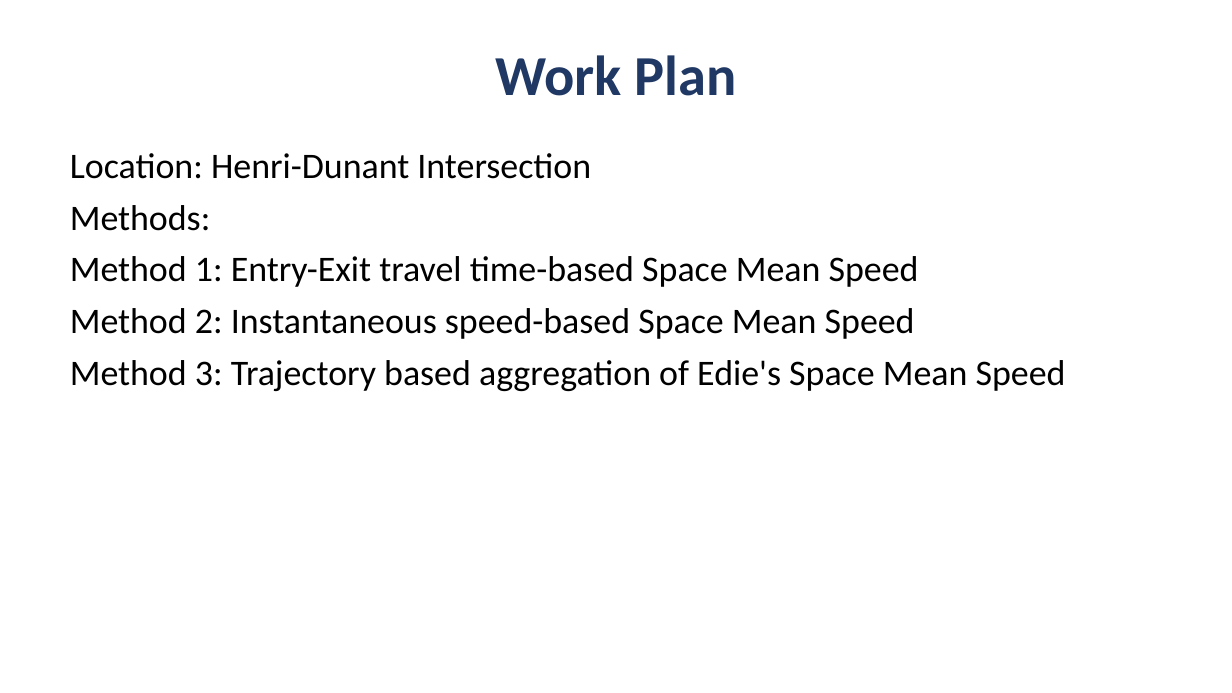
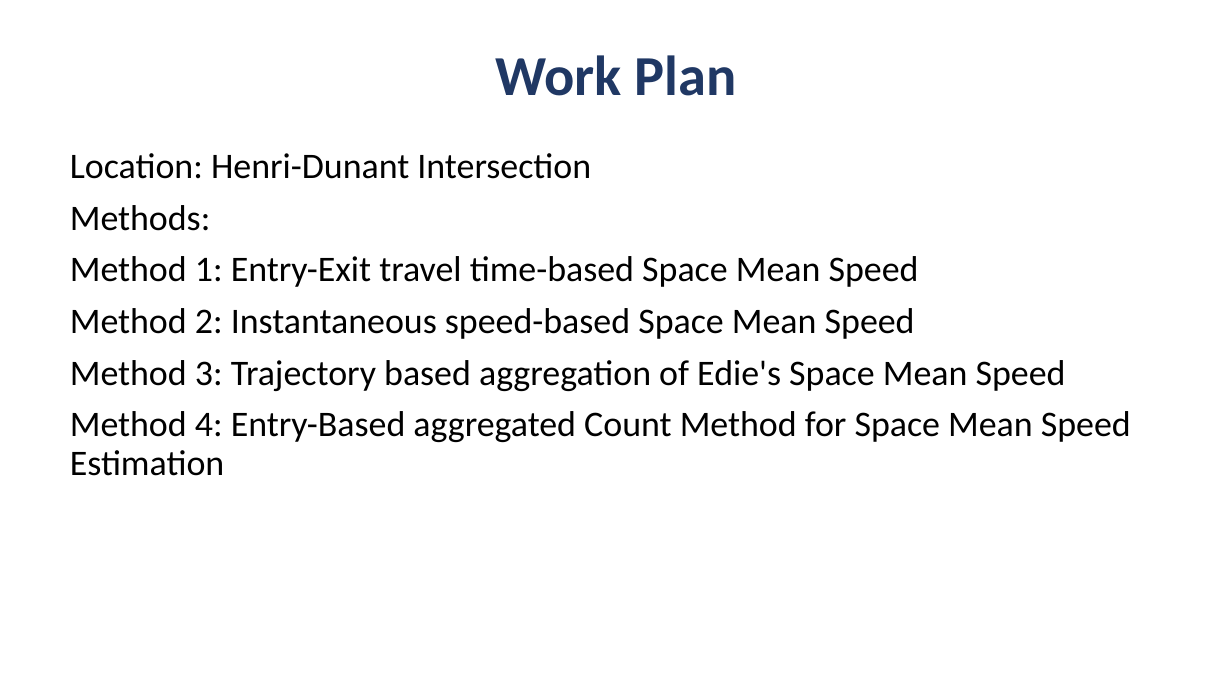
Before and after one commit to sauravbarua021-eng/Space_mean_speed_methods_comparison, a slide deck: slide 2 of Comparative Evaluation of Space Mean Speed Estimation Methods.pptx. Drawn at 1232x693 pixels with LibreOffice and Linux fonts; fonts in the diff are those of the drawing. Boxes give left, top, right and bottom in pixels: in the first picture for what was removed or moved away, otherwise in the second. Text is boxed around its words. In the diff, an @@ line names an element or a change of style, - is before the commit and + after.

```diff
--- a/Comparative Evaluation of Space Mean Speed Estimation Methods.pptx
+++ b/Comparative Evaluation of Space Mean Speed Estimation Methods.pptx
@@ text at (x1=70, y1=411, x2=1131, y2=476): paragraph added @@
+Method 4: Entry-Based aggregated Count Method for Space Mean Speed Estimation
```
Also in this commit, not shown: 2 other slides changed, 3 slides added, 3 other files.
